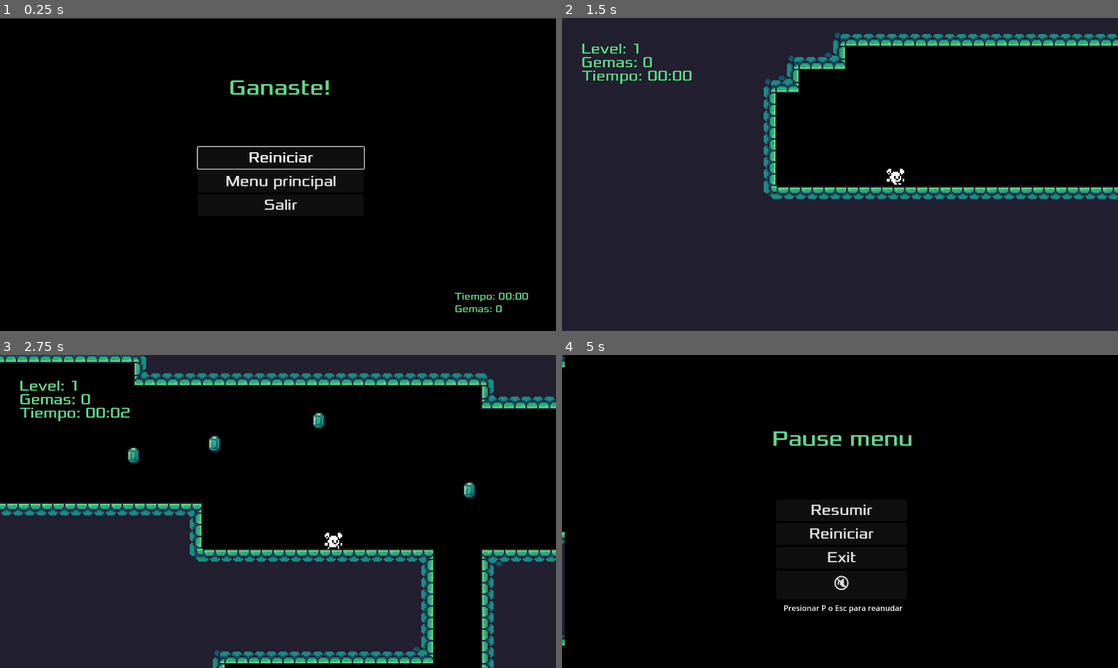
Above: before the commit, frames 1-4 (two rows, left to right).
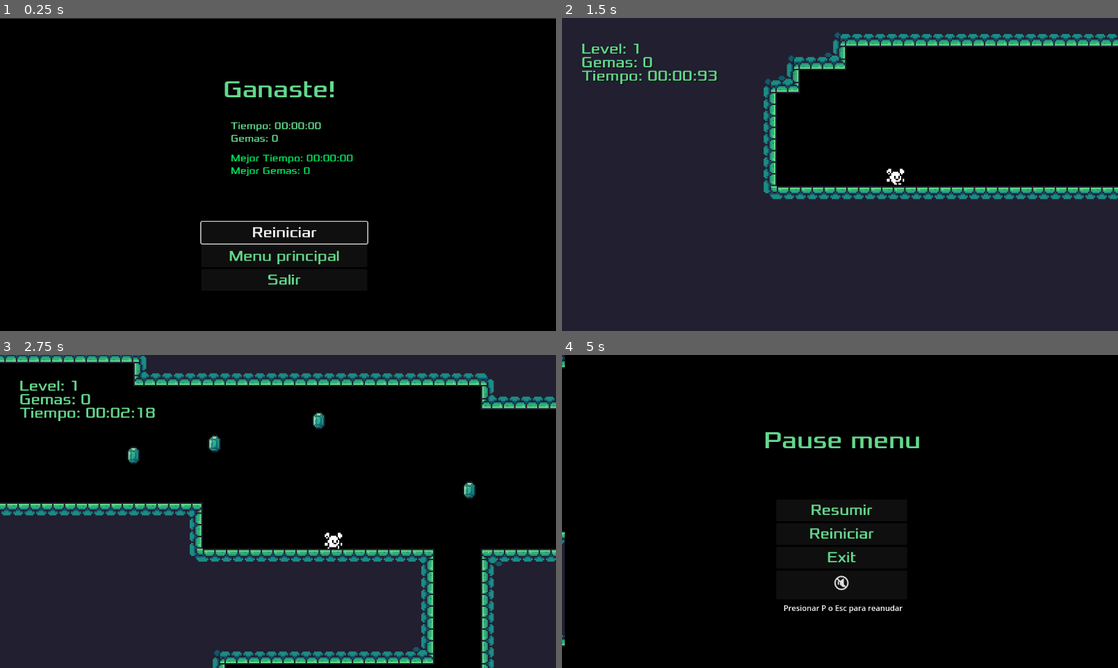
Above: after the commit, the same moments.

Repository: itsjoacor/Boss2
Game: Godot game, scene res://Menu/Game Won/game_won.tscn
Same seed, same stepped clock (60 frames per second), same inputs: the game is played once before the commit and once after it. This scene is started directly instead of the project's main scene. Sound files missing from this copy of the repository are replaced by a short silence.
Inputs:
- Up to frame 1 (0.25 s): no input
- Up to frame 2 (1.5 s): click "Reiniciar" at 0.5 s; tap Enter (ui_accept) at 1.25 s; hold D (move_right) from 1.28 s (still down); hold Enter (ui_accept) from 1.28 s (still down)
- Up to frame 3 (2.75 s): keep holding D (move_right); tap J (jump) at 1.52, 2.27 s; release Enter (ui_accept) at 2.03 s; tap Enter (ui_accept) at 2.1 s
- Up to frame 4 (5 s): release D (move_right) at 2.78 s; hold A (move_left) 2.78-3.53 s; hold Enter (ui_accept) 2.78-3.53 s; hold D (move_right) from 3.53 s (still down); tap Enter (ui_accept) at 3.6 s; tap J (jump) at 3.77, 4.52 s; hold Enter (ui_accept) from 4.28 s (still down); tap P (pause) at 4.9 s

The runs differ from the first frame. In frame 1, 3.4% of the frame differs, in the area x 35-95%, y 19-94%; in frame 2, less than 0.1%; in frame 3, less than 0.1%; in frame 4, 1.2%.

Commit message:
Finished

Diff:
--- a/NewGmePlattformer/DeathZone/death_zone.gd
+++ b/NewGmePlattformer/DeathZone/death_zone.gd
@@ -1,7 +1,7 @@
 extends Area2D
 
 func _ready():
-	# Double-check layers
+
 	collision_layer = 0
 	collision_mask = 4
 	print("DeathZone ready - Mask:", collision_mask)
--- a/NewGmePlattformer/Door/door.gd
+++ b/NewGmePlattformer/Door/door.gd
@@ -1,18 +1,18 @@
 extends Area2D
 
-@export var target_level: int = 1  # Default to level 1
-@export var is_game_win_door := false  # New export variable
+@export var target_level: int = 1
+@export var is_game_win_door := false
 
 signal player_entered
 
 func _ready():
-	# Configure door to ONLY detect the player (layer 4)
-	collision_layer = 0   # Door doesn't exist on any layer
-	collision_mask = 4    # Detects layer 4 (player)
+
+	collision_layer = 0
+	collision_mask = 4
 
 func _on_body_entered(body):
 	if body.name == "Player":
 		if is_game_win_door:
-			get_tree().change_scene_to_file("res://Menu/Game Won/game_won.tscn")  # Special win scene
+			get_tree().change_scene_to_file("res://Menu/Game Won/game_won.tscn")
 		else:
 			player_entered.emit("res://Levels/level_%d.tscn" % target_level)
--- a/NewGmePlattformer/Levels/level.gd
+++ b/NewGmePlattformer/Levels/level.gd
@@ -4,7 +4,7 @@
 @onready var pause_menu = preload("res://Menu/Pause Menu/pause_menu.tscn").instantiate()
 var is_paused := false
 
-func _ready(): # <-- este nodo escucha tecla aunque el juego esté en pausa
+func _ready():
 
 	$HUD.level(level_num)
 	set_gems_label()
@@ -44,8 +44,8 @@
 
 func _pause_game():
 	get_tree().paused = true
-	pause_menu.visible = true  # Show the pause menu
+	pause_menu.visible = true
 
 func _resume_game():
 	get_tree().paused = false
-	pause_menu.visible = false # Hide the pause menu
+	pause_menu.visible = false
--- a/NewGmePlattformer/Menu/Game Over/game_over.gd
+++ b/NewGmePlattformer/Menu/Game Over/game_over.gd
@@ -10,7 +10,7 @@
 	Global.stop_timer()
 
 
-	# Safely get the button
+
 	var retry_button = $VBoxContainer/RetryButton
 
 	if retry_button:
@@ -19,7 +19,7 @@
 		push_error("RetryButton not found! Check node path.")
 
 func _on_retry_button_pressed():
-	Global.gems_collected = 0  # Reset gems
+	Global.gems_collected = 0
 	Global.elapsed_time = 0.0
 	Global.start_timer()
 
@@ -28,10 +28,10 @@
 
 
 func _on_quit_pressed() -> void:
-	Global.gems_collected = 0  # Reset gems
+	Global.gems_collected = 0
 	get_tree().quit()
 
 
 func _on_menu_principal_pressed() -> void:
-	Global.gems_collected = 0  # Reset gems
+	Global.gems_collected = 0
 	get_tree().change_scene_to_file("res://Menu/Main Menu/main_menu.tscn")
--- a/NewGmePlattformer/Menu/Game Over/geme_over.tscn
+++ b/NewGmePlattformer/Menu/Game Over/geme_over.tscn
@@ -20,7 +20,7 @@
 theme_type_variation = &"HeaderLarge"
 theme_override_colors/font_color = Color(0.392157, 0.847059, 0.54902, 1)
 theme_override_fonts/font = ExtResource("3_itgon")
-theme_override_font_sizes/font_size = 45
+theme_override_font_sizes/font_size = 50
 text = "Ups! Perdiste"
 horizontal_alignment = 1
 
@@ -32,18 +32,21 @@
 
 [node name="RetryButton" type="Button" parent="Options"]
 layout_mode = 2
+theme_override_colors/font_color = Color(0.392157, 0.847059, 0.54902, 1)
 theme_override_fonts/font = ExtResource("3_itgon")
 theme_override_font_sizes/font_size = 30
 text = "Reiniciar"
 
 [node name="Menu Principal" type="Button" parent="Options"]
 layout_mode = 2
+theme_override_colors/font_color = Color(0.392157, 0.847059, 0.54902, 1)
 theme_override_fonts/font = ExtResource("3_itgon")
 theme_override_font_sizes/font_size = 30
 text = "Menu principal"
 
 [node name="Quit" type="Button" parent="Options"]
 layout_mode = 2
+theme_override_colors/font_color = Color(0.392157, 0.847059, 0.54902, 1)
 theme_override_fonts/font = ExtResource("3_itgon")
 theme_override_font_sizes/font_size = 30
 text = "Salir"
--- a/NewGmePlattformer/Menu/Game Won/game_won.gd
+++ b/NewGmePlattformer/Menu/Game Won/game_won.gd
@@ -8,7 +8,15 @@
 	$Gemas.text = "Gemas: " + str(Global.gems_collected)
 	Global.stop_timer()
 
-	# Safely get the button
+
+	update_records()
+
+
+	$"Best Time".text = "Mejor Tiempo: " + Global.get_formatted_time(Global.best_time)
+	$"Best Gems".text = "Mejor Gemas: " + str(Global.best_gems)
+
+
+
 	var retry_button = $VBoxContainer/RetryButton
 
 	if retry_button:
@@ -16,6 +24,14 @@
 	else:
 		push_error("RetryButton not found! Check node path.")
 
+func update_records():
+
+	if Global.elapsed_time < Global.best_time or Global.best_time == 0.0:
+		Global.best_time = Global.elapsed_time
+
+
+	if Global.gems_collected > Global.best_gems:
+		Global.best_gems = Global.gems_collected
 
 func _on_quit_pressed() -> void:
 		get_tree().quit()
@@ -24,5 +40,5 @@
 func _on_restart_pressed() -> void:
 	Global.elapsed_time = 0.0
 	Global.start_timer()
-	Global.gems_collected = 0  # Reset gems
+	Global.gems_collected = 0
 	get_tree().change_scene_to_file("res://Levels/level_1.tscn")
--- a/NewGmePlattformer/Menu/Game Won/game_won.tscn
+++ b/NewGmePlattformer/Menu/Game Won/game_won.tscn
@@ -20,55 +20,76 @@
 theme_type_variation = &"HeaderLarge"
 theme_override_colors/font_color = Color(0.392157, 0.847059, 0.54902, 1)
 theme_override_fonts/font = ExtResource("3_uvcp7")
-theme_override_font_sizes/font_size = 45
+theme_override_font_sizes/font_size = 50
 text = "Ganaste!"
 horizontal_alignment = 1
 
 [node name="Options" type="VBoxContainer" parent="."]
-offset_left = 410.0
-offset_top = 267.0
-offset_right = 754.0
-offset_bottom = 506.0
+offset_left = 417.0
+offset_top = 422.0
+offset_right = 761.0
+offset_bottom = 661.0
 
 [node name="Restart" type="Button" parent="Options"]
 layout_mode = 2
+theme_override_colors/font_color = Color(0.392157, 0.847059, 0.54902, 1)
 theme_override_fonts/font = ExtResource("3_uvcp7")
 theme_override_font_sizes/font_size = 30
 text = "Reiniciar"
 
 [node name="Menu principal" type="Button" parent="Options"]
 layout_mode = 2
+theme_override_colors/font_color = Color(0.392157, 0.847059, 0.54902, 1)
 theme_override_fonts/font = ExtResource("3_uvcp7")
 theme_override_font_sizes/font_size = 30
 text = "Menu principal"
 
 [node name="Quit" type="Button" parent="Options"]
 layout_mode = 2
+theme_override_colors/font_color = Color(0.392157, 0.847059, 0.54902, 1)
 theme_override_fonts/font = ExtResource("3_uvcp7")
 theme_override_font_sizes/font_size = 30
 text = "Salir"
 
 [node name="Tiempo" type="Label" parent="."]
-offset_left = 942.0
-offset_top = 564.0
-offset_right = 1030.0
-offset_bottom = 589.0
+offset_left = 478.0
+offset_top = 211.0
+offset_right = 566.0
+offset_bottom = 236.0
 theme_override_colors/font_color = Color(0.392157, 0.847059, 0.54902, 1)
 theme_override_fonts/font = ExtResource("3_uvcp7")
 theme_override_font_sizes/font_size = 20
 
 [node name="Gemas" type="Label" parent="."]
-offset_left = 942.0
-offset_top = 590.0
-offset_right = 1025.0
-offset_bottom = 615.0
+offset_left = 478.0
+offset_top = 237.0
+offset_right = 561.0
+offset_bottom = 262.0
 theme_override_colors/font_color = Color(0.392157, 0.847059, 0.54902, 1)
 theme_override_fonts/font = ExtResource("3_uvcp7")
 theme_override_font_sizes/font_size = 20
 
+[node name="Best Time" type="Label" parent="."]
+offset_left = 478.0
+offset_top = 278.0
+offset_right = 566.0
+offset_bottom = 303.0
+theme_override_colors/font_color = Color(1.05888e-06, 0.885687, 0.362887, 1)
+theme_override_fonts/font = ExtResource("3_uvcp7")
+theme_override_font_sizes/font_size = 20
+
+[node name="Best Gems" type="Label" parent="."]
+offset_left = 478.0
+offset_top = 304.0
+offset_right = 561.0
+offset_bottom = 329.0
+theme_override_colors/font_color = Color(1.05888e-06, 0.885687, 0.362887, 1)
+theme_override_fonts/font = ExtResource("3_uvcp7")
+theme_override_font_sizes/font_size = 20
+
+[connection signal="pressed" from="Options/Restart" to="." method="_on_start_button_pressed"]
 [connection signal="pressed" from="Options/Restart" to="." method="_on_restart_pressed"]
-[connection signal="pressed" from="Options/Restart" to="." method="_on_start_button_pressed"]
+[connection signal="pressed" from="Options/Menu principal" to="." method="_on_start_button_pressed"]
 [connection signal="pressed" from="Options/Menu principal" to="." method="_on_restart_pressed"]
-[connection signal="pressed" from="Options/Menu principal" to="." method="_on_start_button_pressed"]
+[connection signal="pressed" from="Options/Quit" to="." method="_on_fullscreen_button_pressed"]
 [connection signal="pressed" from="Options/Quit" to="." method="_on_quit_pressed"]
-[connection signal="pressed" from="Options/Quit" to="." method="_on_fullscreen_button_pressed"]
--- a/NewGmePlattformer/Menu/Main Menu/main_menu.gd
+++ b/NewGmePlattformer/Menu/Main Menu/main_menu.gd
@@ -9,7 +9,7 @@
 	get_tree().change_scene_to_file("res://Levels/level_1.tscn")
 
 func _on_quit_button_pressed():
-	Global.gems_collected = 0  # Reset gems
+	Global.gems_collected = 0
 	get_tree().quit()
 
 func _on_reglas_pressed() -> void:
--- a/NewGmePlattformer/Menu/Main Menu/main_menu.tscn
+++ b/NewGmePlattformer/Menu/Main Menu/main_menu.tscn
@@ -20,7 +20,7 @@
 theme_type_variation = &"HeaderLarge"
 theme_override_colors/font_color = Color(0.392157, 0.847059, 0.54902, 1)
 theme_override_fonts/font = ExtResource("2_tvur4")
-theme_override_font_sizes/font_size = 45
+theme_override_font_sizes/font_size = 50
 text = "Bienvenidos!"
 horizontal_alignment = 1
 
@@ -32,18 +32,21 @@
 
 [node name="Comenzar" type="Button" parent="Options"]
 layout_mode = 2
+theme_override_colors/font_color = Color(0.392157, 0.847059, 0.54902, 1)
 theme_override_fonts/font = ExtResource("2_tvur4")
 theme_override_font_sizes/font_size = 30
 text = "Comenzar"
 
 [node name="Reglas" type="Button" parent="Options"]
 layout_mode = 2
+theme_override_colors/font_color = Color(0.392157, 0.847059, 0.54902, 1)
 theme_override_fonts/font = ExtResource("2_tvur4")
 theme_override_font_sizes/font_size = 30
 text = "Reglas"
 
 [node name="Exit" type="Button" parent="Options"]
 layout_mode = 2
+theme_override_colors/font_color = Color(0.392157, 0.847059, 0.54902, 1)
 theme_override_fonts/font = ExtResource("2_tvur4")
 theme_override_font_sizes/font_size = 30
 text = "Salir"
--- a/NewGmePlattformer/Menu/Pause Menu/pause_menu.gd
+++ b/NewGmePlattformer/Menu/Pause Menu/pause_menu.gd
@@ -2,13 +2,13 @@
 
 signal resume_requested
 
-# Variables de navegación
+
 var current_selection := 0
 var menu_items := []
 var navigation_enabled := true
 
 func _ready():
-	# Inicializar los botones en orden
+
 	menu_items = [
 		$CenterContainer/Resume,
 		$CenterContainer/Restart,
@@ -16,19 +16,19 @@
 		$CenterContainer/MuteButton
 	]
 
-	# Configurar vecinos para navegación circular
+
 	_setup_navigation()
 
-	# Esperar un frame para que todo esté cargado antes de dar foco
+
 	await get_tree().process_frame
 	_update_selection()
 	_update_mute_button()
 
-	# Conectar para mantener actualizado el índice al moverse con mouse o teclado
+
 	get_viewport().gui_focus_changed.connect(_on_focus_changed)
 
 func _setup_navigation():
-	# Conexiones manuales de navegación entre botones
+
 	$CenterContainer/Resume.focus_neighbor_bottom = $CenterContainer/Restart.get_path()
 	$CenterContainer/Resume.focus_neighbor_top = $CenterContainer/MuteButton.get_path()
 
@@ -65,7 +65,7 @@
 
 	elif event.is_action_pressed("ui_accept"):
 		get_viewport().set_input_as_handled()
-		await get_tree().create_timer(0.01).timeout  # Evita conflictos con escena reiniciada
+		await get_tree().create_timer(0.01).timeout
 		if current_selection >= 0 and current_selection < menu_items.size():
 			menu_items[current_selection].emit_signal("pressed")
 
--- a/NewGmePlattformer/Menu/Pause Menu/pause_menu.tscn
+++ b/NewGmePlattformer/Menu/Pause Menu/pause_menu.tscn
@@ -20,7 +20,7 @@
 theme_type_variation = &"HeaderLarge"
 theme_override_colors/font_color = Color(0.392157, 0.847059, 0.54902, 1)
 theme_override_fonts/font = ExtResource("3_hf0nn")
-theme_override_font_sizes/font_size = 45
+theme_override_font_sizes/font_size = 50
 text = "Pause menu"
 horizontal_alignment = 1
 
@@ -40,18 +40,21 @@
 
 [node name="Resume" type="Button" parent="CenterContainer"]
 layout_mode = 2
+theme_override_colors/font_color = Color(0.392157, 0.847059, 0.54902, 1)
 theme_override_fonts/font = ExtResource("3_hf0nn")
 theme_override_font_sizes/font_size = 30
 text = "Resumir"
 
 [node name="Restart" type="Button" parent="CenterContainer"]
 layout_mode = 2
+theme_override_colors/font_color = Color(0.392157, 0.847059, 0.54902, 1)
 theme_override_fonts/font = ExtResource("3_hf0nn")
 theme_override_font_sizes/font_size = 30
 text = "Reiniciar"
 
 [node name="Quit" type="Button" parent="CenterContainer"]
 layout_mode = 2
+theme_override_colors/font_color = Color(0.392157, 0.847059, 0.54902, 1)
 theme_override_fonts/font = ExtResource("3_hf0nn")
 theme_override_font_sizes/font_size = 30
 text = "Exit"
--- a/NewGmePlattformer/Menu/Rules/Rules.tscn
+++ b/NewGmePlattformer/Menu/Rules/Rules.tscn
@@ -20,7 +20,7 @@
 theme_type_variation = &"HeaderLarge"
 theme_override_colors/font_color = Color(0.392157, 0.847059, 0.54902, 1)
 theme_override_fonts/font = ExtResource("2_gbofm")
-theme_override_font_sizes/font_size = 45
+theme_override_font_sizes/font_size = 50
 text = "Reglas"
 horizontal_alignment = 1
 
@@ -53,12 +53,14 @@
 [node name="Comenzar" type="Button" parent="Options"]
 layout_mode = 2
 theme_override_colors/font_hover_pressed_color = Color(0, 0, 0, 1)
+theme_override_colors/font_color = Color(0.392157, 0.847059, 0.54902, 1)
 theme_override_fonts/font = ExtResource("2_gbofm")
 theme_override_font_sizes/font_size = 30
 text = "Comenzar"
 
 [node name="Atras" type="Button" parent="Options"]
 layout_mode = 2
+theme_override_colors/font_color = Color(0.392157, 0.847059, 0.54902, 1)
 theme_override_fonts/font = ExtResource("2_gbofm")
 theme_override_font_sizes/font_size = 30
 text = "Atras"
--- a/NewGmePlattformer/Menu/Rules/rules.gd
+++ b/NewGmePlattformer/Menu/Rules/rules.gd
@@ -1,6 +1,6 @@
 extends CanvasLayer
 
-# Called when the node enters the scene tree for the first time.
+
 func _ready():
 	$Options/Atras.grab_focus()
 
--- a/NewGmePlattformer/Player/player.gd
+++ b/NewGmePlattformer/Player/player.gd
@@ -10,8 +10,8 @@
 func _ready():
 	set_process_mode(Node.PROCESS_MODE_PAUSABLE)
 
-	collision_layer = 4 # Player now exists on layer 4
-	collision_mask = 1 | 2         # Keep original mask for TileMap
+	collision_layer = 4
+	collision_mask = 1 | 2
 
 func _physics_process(delta):
 	if not is_on_floor():
--- a/NewGmePlattformer/global.gd
+++ b/NewGmePlattformer/global.gd
@@ -7,6 +7,10 @@
 
 var elapsed_time := 0.0
 var timer_running := false
+
+
+var best_time := 9999999.0
+var best_gems := 0
 
 func _process(delta):
 	if timer_running:
@@ -19,13 +23,16 @@
 func stop_timer():
 	timer_running = false
 
-func get_formatted_time() -> String:
-	var minutes = int(elapsed_time) / 60
-	var seconds = int(elapsed_time) % 60
-	return "%02d:%02d" % [minutes, seconds]
+func get_formatted_time(time: float = -1.0) -> String:
+	if time < 0:
+		time = elapsed_time
+	var minutes := int(time / 60)
+	var seconds := int(time) % 60
+	var milliseconds := int((time - int(time)) * 100)
+	return "%02d:%02d:%02d" % [minutes, seconds, milliseconds]
 
 
-# Call this when starting a NEW GAME (not when changing levels)
+
 func reset_gems():
 	gems_collected = 0
 
